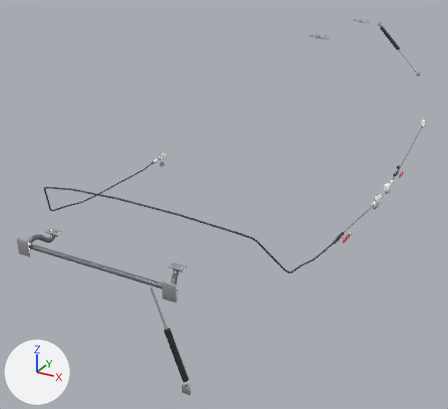
An edit to the glTF model models/da40/da40-doors.glb, drawn before and after from the same camera.
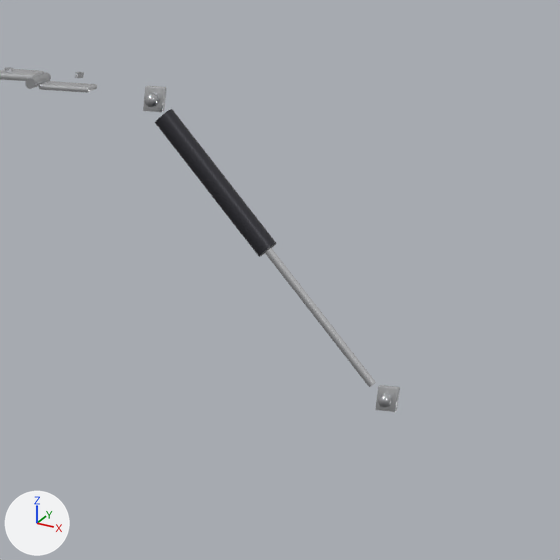
There are two pictures of each version: one whole from a 50 mm camera at (1.222, -2.508, 2.345) aimed at (-0.107, -0.09, 1.136), one close up on the part from 79% to 100% of the width and 2% to 25% of the height. The axes (+X, +Y, +Z) are drawn at lower left. The lights are the same throughout. The older version's two pictures come first. Where no turn or scale is listed for an object, it has been applied to the vertices. Vertices at exactly the same position are counted once.

Script lines for the objects in view, before the commit:
```python
me_passenger_door_gas_spring_strut = bpy.data.meshes.new('Passenger door gas spring strut')
me_passenger_door_gas_spring_strut.from_pydata(...)  # 256 vertices, 488 faces; spans x -0.98..0.98, y -0.14..0.14, z -1.0..1.0
# faces by material slot: [68, 44, 160, 216]
me_passenger_door_gas_spring_strut.materials.append(mat_da40_gas_spring__black)  # dark grey #3f3f45
me_passenger_door_gas_spring_strut.materials.append(mat_da40_gas_spring_rod__chrome)  # white #edeff1
me_passenger_door_gas_spring_strut.materials.append(mat_da40_stainless_steel)  # light grey #ced0d3
me_passenger_door_gas_spring_strut.materials.append(mat_da40_aluminium)  # white #e7e8eb
me_passenger_door_hinges = bpy.data.meshes.new('Passenger door hinges')
me_passenger_door_hinges.from_pydata(...)  # 320 vertices, 600 faces; spans x -0.047..0.047, y -0.365..0.365, z -0.008..0.008
# faces by material slot: [432, 168]
me_passenger_door_hinges.materials.append(mat_da40_aluminium)  # white #e7e8eb
me_passenger_door_hinges.materials.append(mat_da40_stainless_steel)  # light grey #ced0d3
ob_passenger_door_gas_spring_strut = bpy.data.objects.new('Passenger door gas spring strut', me_passenger_door_gas_spring_strut)
ob_passenger_door_gas_spring_strut.parent = ob_da40_root_001
ob_passenger_door_gas_spring_strut.location = (0.305, 1.353, 0.756)
ob_passenger_door_gas_spring_strut.scale = (0.148, 0.148, 0.148)
ob_passenger_door_hinges = bpy.data.objects.new('Passenger door hinges', me_passenger_door_hinges)
ob_passenger_door_hinges.location = (0.1197, 0.8182, 1.8704)
```
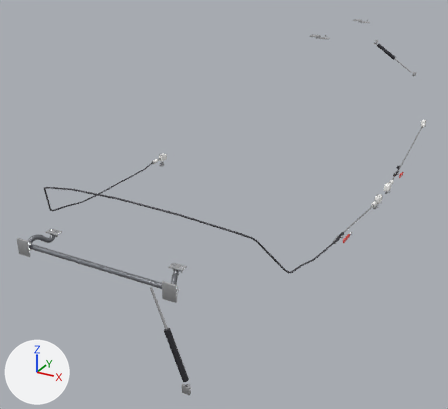
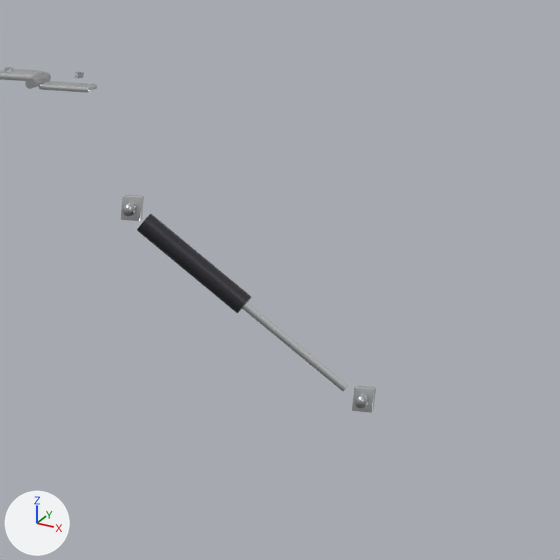
Changed parts and their boxes [x1, y1, x2, y2] in the close-ups (560 x 560 px; the box of a moved part takes in the faces that stretch with it):
'Passenger door gas spring strut', reshaped, moved, rescaled (33% shorter)
    before: [143, 86, 400, 412]
    after: [121, 195, 376, 413]
part 1 of me_passenger_door_gas_spring_strut, moved or reshaped
    before: [155, 109, 276, 257]
    after: [137, 214, 251, 313]
part 2 of me_passenger_door_gas_spring_strut, moved or reshaped
    before: [264, 248, 376, 387]
    after: [242, 302, 348, 391]
part 3 of me_passenger_door_gas_spring_strut, moved or reshaped
    before: [145, 93, 158, 107]
    after: [122, 203, 135, 217]
part 4 of me_passenger_door_gas_spring_strut, moved or reshaped
    before: [378, 394, 392, 408]
    after: [354, 394, 368, 408]
part 5 of me_passenger_door_gas_spring_strut, moved or reshaped
    before: [143, 86, 166, 112]
    after: [121, 195, 144, 221]
part 6 of me_passenger_door_gas_spring_strut, moved or reshaped
    before: [376, 385, 400, 412]
    after: [352, 386, 376, 413]

Diff of the bpy script that builds the scene:
```diff
--- a/models/da40/da40-doors.glb.py
+++ b/models/da40/da40-doors.glb.py
@@ me_passenger_door_gas_spring_strut @@
 # used by ob_passenger_door_gas_spring_strut; parent = ob_da40_root_001; location = (0.305, 1.353, 0.756); scale = (0.148, 0.148, 0.148)
-me_passenger_door_gas_spring_strut.from_pydata(...)  # 256 vertices, 488 faces; spans x -0.98..0.98, y -0.14..0.14, z -1.0..1.0
+me_passenger_door_gas_spring_strut.from_pydata(...)  # 256 vertices, 488 faces; spans x -1.0..1.0, y -0.13..0.13, z -0.72..0.72
+# me_passenger_door_gas_spring_strut part 1: the loose piece of 36 vertices spanning x -0.87..0.05, y -0.1..0.1, z -0.05..0.87 is multiplied about its middle by the matrix ((0.918, -0.112, -0.056), (0.118, 1.088, -0.002), (0.308, -0.023, 0.972)), then moved by (0.01, -0.04, -0.14)
+# me_passenger_door_gas_spring_strut part 2: the loose piece of 24 vertices spanning x -0.02..0.84, y -0.12..-0.01, z -0.84..0.02 is multiplied about the mesh origin by the matrix ((0.817, -0.094, -0.158), (0.095, 0.832, -0.006), (0.158, -0.012, 0.822))
+# me_passenger_door_gas_spring_strut part 3: the loose piece of 42 vertices spanning x -0.96..-0.87, y -0.01..0.08, z 0.87..0.97 is moved by (-0.01, -0.09, -0.29)
+# me_passenger_door_gas_spring_strut part 4: the loose piece of 42 vertices spanning x 0.87..0.96, y -0.14..-0.06, z -0.97..-0.87 is moved by (0.01, 0.11, 0.29)
+# me_passenger_door_gas_spring_strut part 5: the loose piece of 56 vertices spanning x -0.98..-0.85, y 0.09..0.14, z 0.84..1.0 is moved by (-0.01, -0.09, -0.29)
+# me_passenger_door_gas_spring_strut part 6: the loose piece of 56 vertices spanning x 0.85..0.98, y -0.05..0.01, z -1.0..-0.84 is moved by (0.01, 0.12, 0.29)
 me_passenger_door_gas_spring_strut.materials.append(mat_da40_gas_spring__black)
@@ ob_passenger_door_gas_spring_strut @@
 ob_passenger_door_gas_spring_strut.parent = ob_da40_root_001
-ob_passenger_door_gas_spring_strut.location = (0.305, 1.353, 0.756)
-ob_passenger_door_gas_spring_strut.scale = (0.148, 0.148, 0.148)
+ob_passenger_door_gas_spring_strut.location = (0.295, 1.321, 0.705)
+ob_passenger_door_gas_spring_strut.scale = (0.135, 0.135, 0.135)
```
